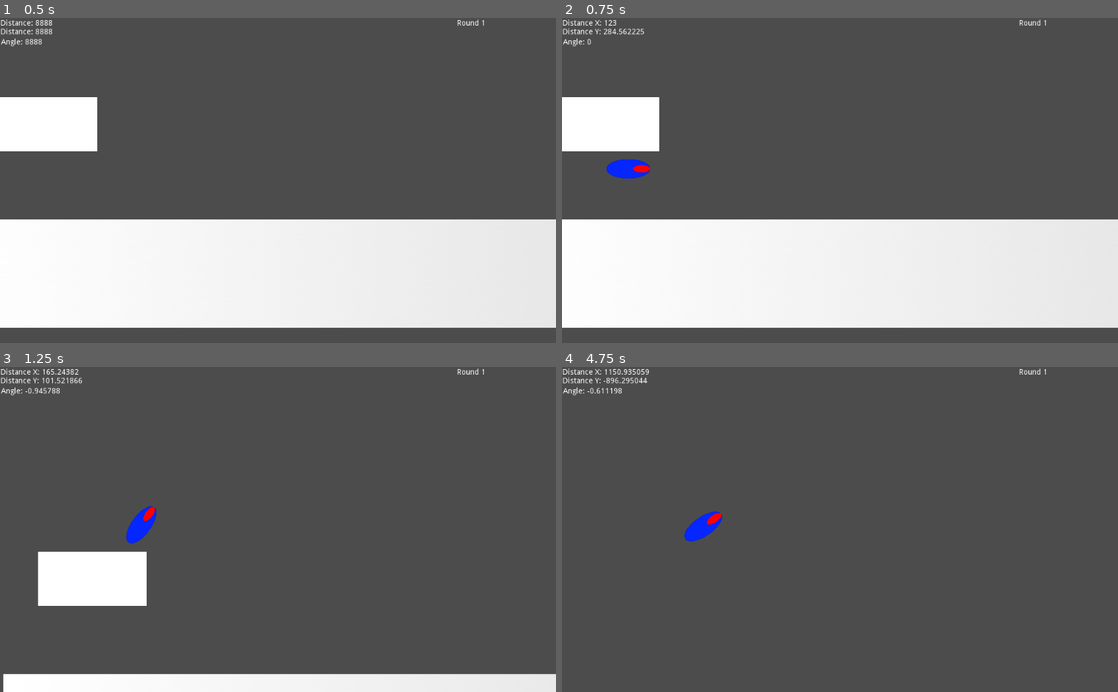
Above: before the commit, frames 1-4 (two rows, left to right).
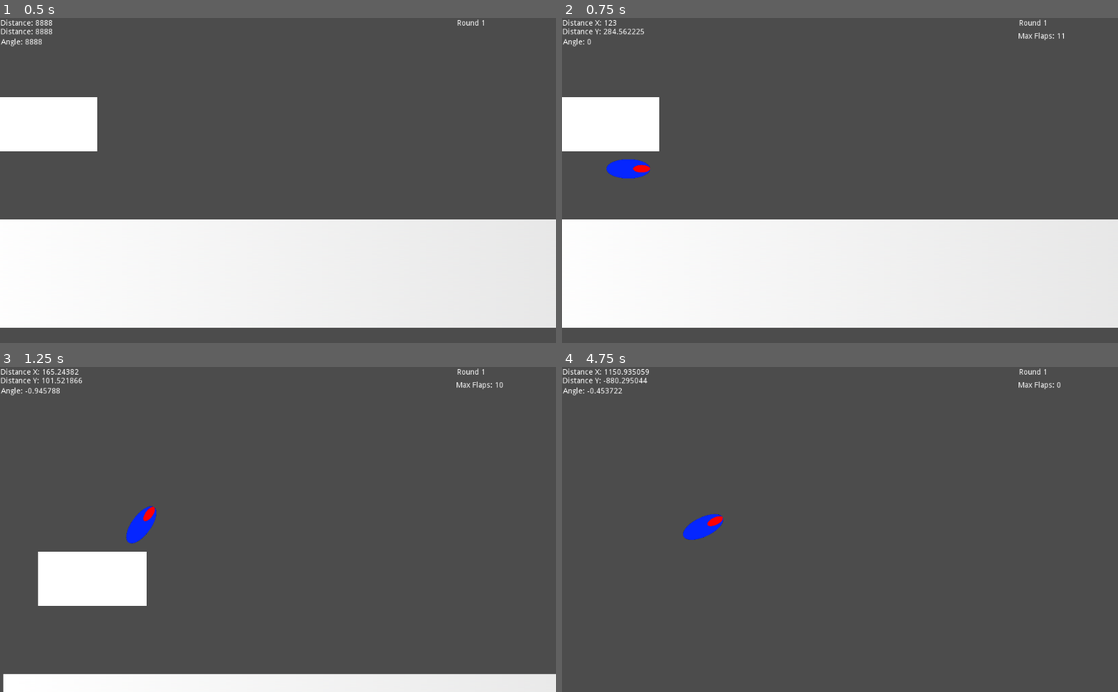
Above: after the commit, the same moments.

Repository: juteh/icarus
Game: Godot game, scene res://nodes/World.tscn
Two runs of this game, one before a commit and one after it. Both use one fixed random seed, a clock stepped at 60 frames per second and the inputs below.
Inputs:
- Up to frame 1 (0.5 s): no input
- Up to frame 2 (0.75 s): tap Enter (ui_accept) at 0.5, 0.6 s
- Up to frame 3 (1.25 s): tap Enter (ui_accept) at 0.77, 1.07 s
- Up to frame 4 (4.75 s): tap Enter (ui_accept) at 1.35, 1.52, 1.82, 2.1, 2.85, 3.02, 3.32, 3.6, 3.77, 4.07, 4.35, 4.52 s

Frame 1 is identical in both runs. In frame 2, less than 0.1% of the frame differs, in the area x 82-91%, y 4-7%; in frame 3, less than 0.1%; in frame 4, 0.3%, in the area x 6-90%, y 3-54%.

Commit message:
add max attemps for flapping

Diff:
--- a/nodes/GameUI/GameUI.gd
+++ b/nodes/GameUI/GameUI.gd
@@ -1,27 +1,27 @@
 extends CanvasLayer
 
-var distanceLabelX: Label = null
-var distanceLabelY: Label = null
-var angleLabel: Label = null
-var scoreLabel: Label = null
-var roundLabel: Label = null
+onready var distanceLabelX: Label = $DistanceLabelX
+onready var distanceLabelY: Label = $DistanceLabelY
+onready var angleLabel: Label = $AngleLabel
+onready var scoreLabel: Label = $ScoreLabel
+onready var roundLabel: Label = $RoundLabel
+onready var maxFlapsLabel: Label = $MaxFlapsLabel
 
 func _ready():
-	distanceLabelX = $DistanceLabelX
-	distanceLabelY = $DistanceLabelY
-	angleLabel = $AngleLabel
-	scoreLabel = $ScoreLabel
-	roundLabel = $RoundLabel
-	scoreLabel.visible = false;
+	scoreLabel.visible = false
+	maxFlapsLabel.visible = false
 
 func _process(_delta):
 	roundLabel.text = "Round " + str(GameStatus.projectileResults.size() + 1)
 	if (GameStatus.projectileInstance):
+		maxFlapsLabel.visible = true
 		distanceLabelX.text = "Distance X: " + str(GameStatus.projectileInstance.position.x)
 		distanceLabelY.text = "Distance Y: " + str(GameStatus.projectileInstance.position.y)
 		angleLabel.text = "Angle: " + str(GameStatus.projectileInstance.rotation)
+		maxFlapsLabel.text = "Max Flaps: " + str(GameStatus.projectileInstance.impulseAttempts)
 	if (GameStatus.isLanded):
 		scoreLabel.text = str(stepify(GameStatus.projectileInstance.position.x / 100, 0.01)) + "m!"
 		scoreLabel.visible = true
+		maxFlapsLabel.visible = false
 	else:
 		scoreLabel.visible = false
--- a/nodes/GameUI/GameUI.tscn
+++ b/nodes/GameUI/GameUI.tscn
@@ -26,7 +26,7 @@
 margin_top = 38.0
 margin_right = 193.0
 margin_bottom = 54.0
-rect_pivot_offset = Vector2( -270, -76 )
+rect_pivot_offset = Vector2( 26, 15 )
 text = "Angle: 8888"
 
 [node name="ScoreLabel" type="Label" parent="."]
@@ -43,3 +43,10 @@
 margin_right = 1024.0
 margin_bottom = 40.0
 text = "Runde 1"
+
+[node name="MaxFlapsLabel" type="Label" parent="."]
+margin_left = 840.0
+margin_top = 27.0
+margin_right = 923.0
+margin_bottom = 41.0
+text = "Max Flaps 10"
--- a/nodes/projectile/Projectile.gd
+++ b/nodes/projectile/Projectile.gd
@@ -7,6 +7,7 @@
 var isCollidingWithCatapult: bool = false
 var velocity = Vector2(0, 0)
 var isOnGround: bool = false
+var impulseAttempts: int = 11
 
 func _process(delta):
 	# initial and while is landed the projectile has no movement
@@ -23,7 +24,9 @@
 		velocity.y = 0
 
 func impulse() -> void:
-	velocity.y -= impulsePower
+	if (impulseAttempts > 0):
+		velocity.y -= impulsePower
+		impulseAttempts -= 1
 
 func jump() -> void:
 	velocity.y -= jumpPower
